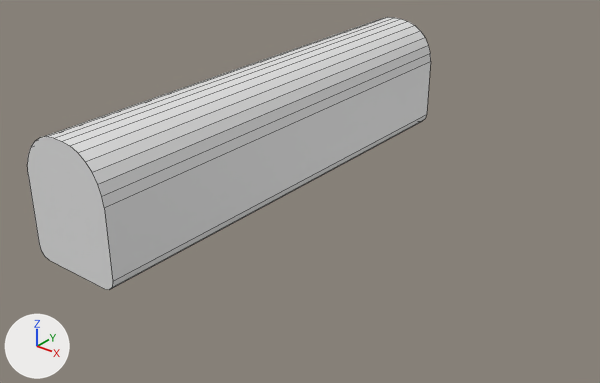
One commit to the FBX model Submarine-game/Assets/Models/env/topside2env.fbx: the scene before it, then after it.
Both versions are drawn from a camera (50 mm lens) standing at (21.4, -24.4, 15.1) and looking at (4.0, -2.6, 1.6). Arrows for +X, +Y and +Z are at lower left; the lights stay in place. Mesh edges are drawn as thin lines.
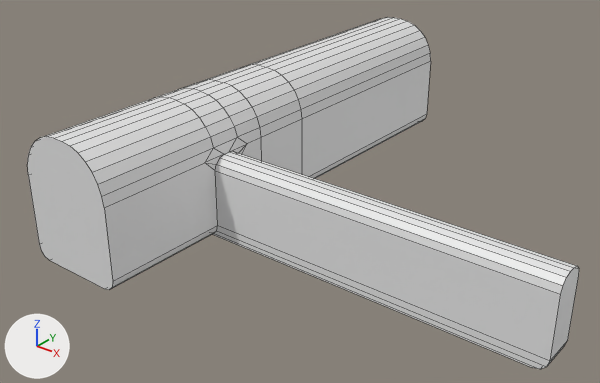
Location of each change, (x1, y1, x2, y2) in pixels of the pictures (600 x 383 px):
'Cube.002', reshaped (37% wider, 29% taller)
    before: (27, 17, 431, 290)
    after: (27, 17, 579, 369)
part 1 of me_cube_004, built on
    before: (41, 17, 426, 236)
    after: (41, 17, 579, 369)

The change, as a list of edits to the scene's bpy script:
```text
Change me_cube_004:
    used by ob_cube_002; location = (0.0, 0.0, 0.0)
    remove me_cube_004.from_pydata(...)  # 48 vertices, 26 faces; spans x -2.0..2.0, y -10.0..10.0, z 0.0..5.0
    add me_cube_004.from_pydata(...)  # 168 vertices, 144 faces; spans x -2.0..15.0, y -10.0..10.0, z 0.0..5.0
    me_cube_004 part 1
    24 faces are deleted
    12 vertices are added at x 2.0..15.0, y -5.5..-3.3, z 2.7..3.2
    24 new vertices lie (0.0, -10.0, 0.0) away from vertices in x -2.0..2.0, y 10.0, z 0.0..5.0
    24 new vertices lie (0.0, -2.5, 0.0) away from vertices in x -2.0..2.0, y 0.0, z 0.0..5.0
    23 new vertices lie (0.0, 5.0, 0.0) away from vertices in x -2.0..2.0, y -10.0, z 0.0..5.0
    23 new vertices lie (0.0, -1.3, 0.0) away from vertices in x -2.0..2.0, y -2.5, z 0.0..5.0
    8 new vertices lie (13.0, 0.0, 0.0) away from vertices in x 1.5..2.0, y -5.0..-3.8, z 0.0..0.5
    6 new vertices lie (13.0, 0.0, 0.0) away from vertices in x 2.0, y -4.9..-3.8, z 3.0..3.2
    142 new faces join them
```
